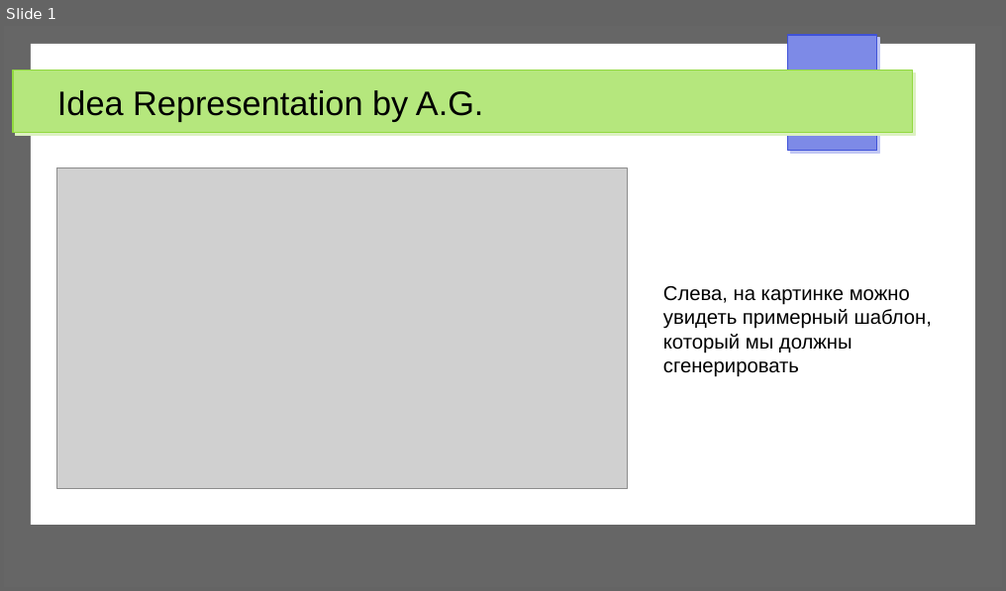
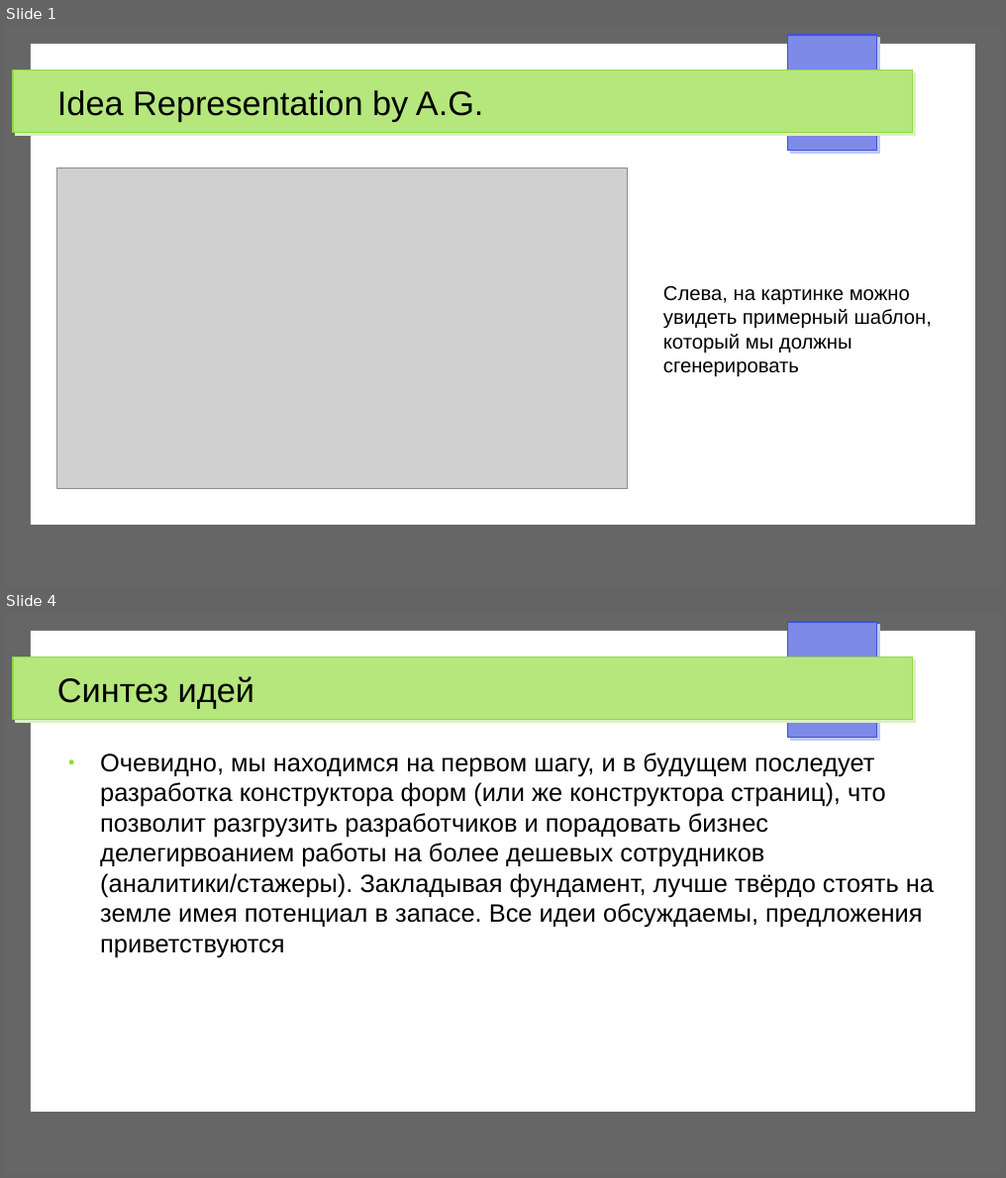
Before and after one commit to Prycom/work, a slide deck: idea present.odp. Shown one above the other, each under a label of ours: slide 1 before the commit, slides 1 and 4 after it; the slides between them are not shown. The pictures are 1006x591 and 1006x1178 pixels, drawn with LibreOffice and Linux fonts; fonts in the diff are those of the drawing; grey boxes stand for pictures. Boxes give left, top, right and bottom in pixels: in the first picture for what was removed or moved away, otherwise in the second. Text is boxed around its words. In the diff, an @@ line names an element or a change of style, - is before the commit and + after.

```diff
--- a/idea present.odp
+++ b/idea present.odp
@@ slide 4 added at <box>4,613,1002,1174</box>, background #FFFFFF; not listed: 4 template elements that a slide beside it also shows @@
@@ title added at <box>57,676,254,708</box>, 27 pt, text #000000 @@
+Синтез идей
@@ text added at <box>100,753,934,958</box>, 20 pt, text #000000 @@
+● Очевидно, мы находимся на первом шагу, и в будущем последует разработка конструктора форм (или же конструктора страниц), что позволит разгрузить разработчиков и порадовать бизнес делегирвоанием работы на более дешевых сотрудников (аналитики/стажеры). Закладывая фундамент, лучше твёрдо стоять на земле имея потенциал в запасе. Все идеи обсуждаемы, предложения приветствуются
```
Also in this commit, not shown: 3 other slides added, 1 slide removed, 1 other file.
